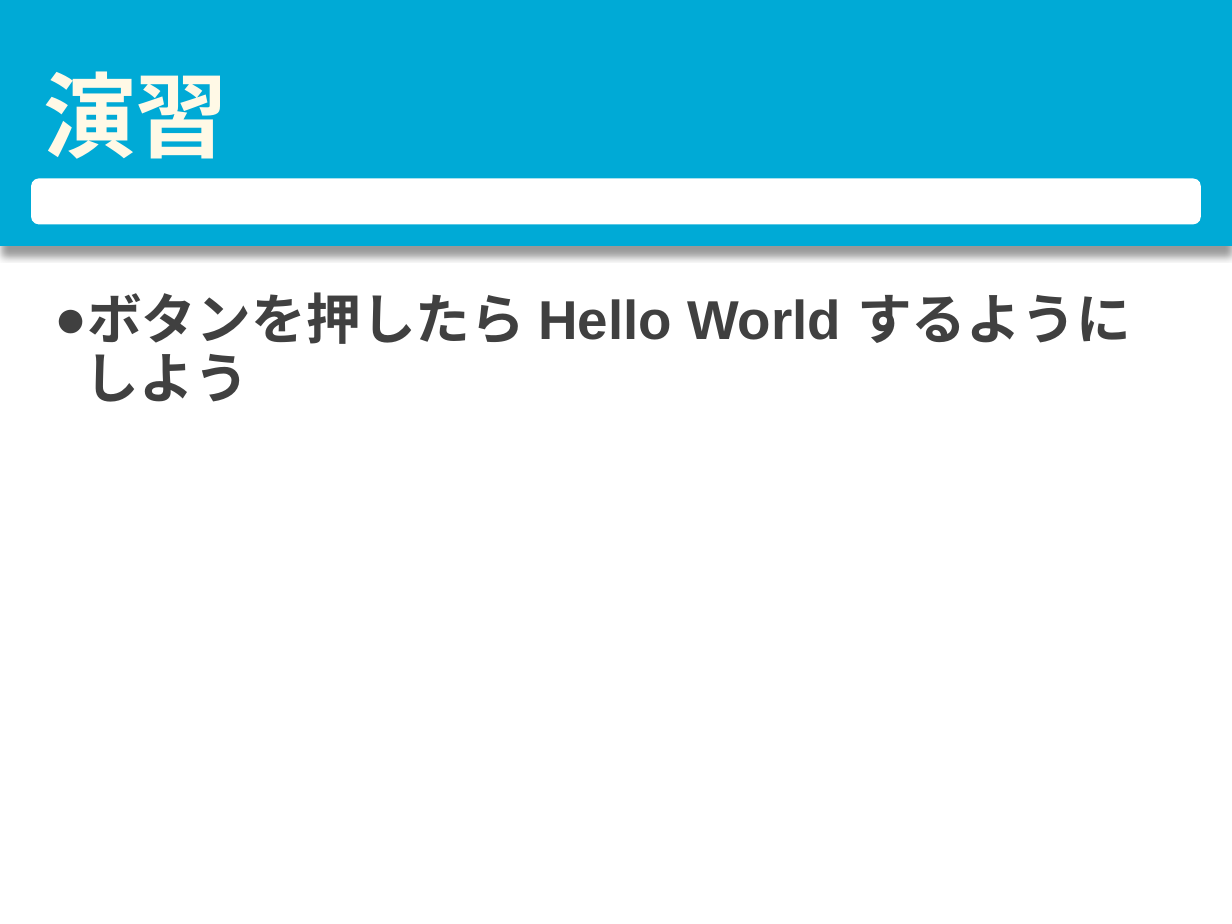
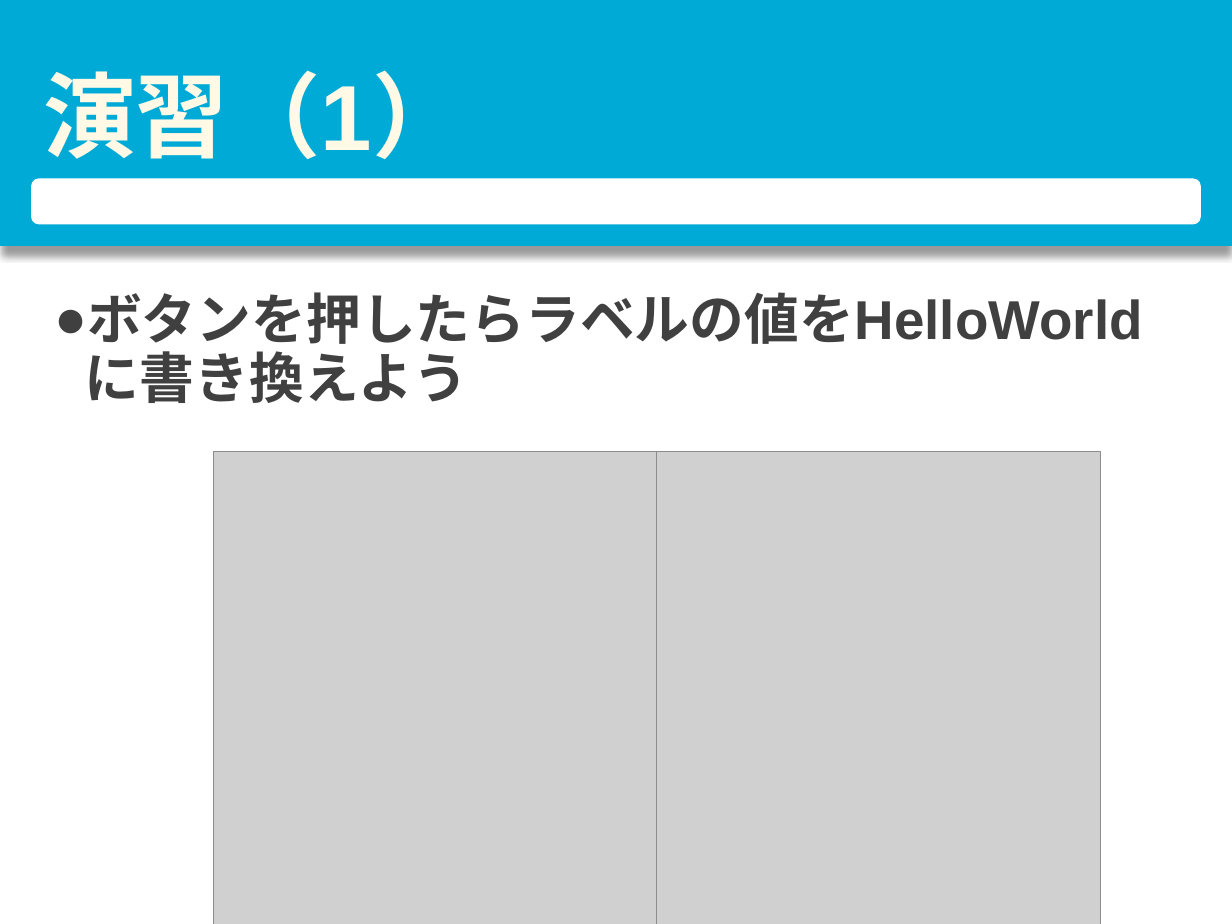
Before and after one commit to nshhhin/Swift-, a slide deck: slide 10 of 第二回/第二回資料.pptx (slide 7 before the commit). Drawn at 1232x924 pixels with LibreOffice and Linux fonts; fonts in the diff are those of the drawing; grey boxes stand for pictures. Boxes give left, top, right and bottom in pixels: in the first picture for what was removed or moved away, otherwise in the second. Text is boxed around its words. In the diff, an @@ line names an element or a change of style, - is before the commit and + after.

```diff
--- a/第二回/第二回資料.pptx
+++ b/第二回/第二回資料.pptx
@@ title at [43,70,464,159]: text changed @@
-演習
+演習（1）
@@ text at [87,292,1142,353]: text changed @@
-● ボタンを押したら Hello World するようにしよう
+● ボタンを押したらラベルの値をHelloWorldに書き換えよう
@@ picture added at [213,452,657,924] @@
@@ picture added at [657,452,1100,924] @@
```
Also in this commit, not shown: 3 other slides changed, 3 slides added, 35 other files.
